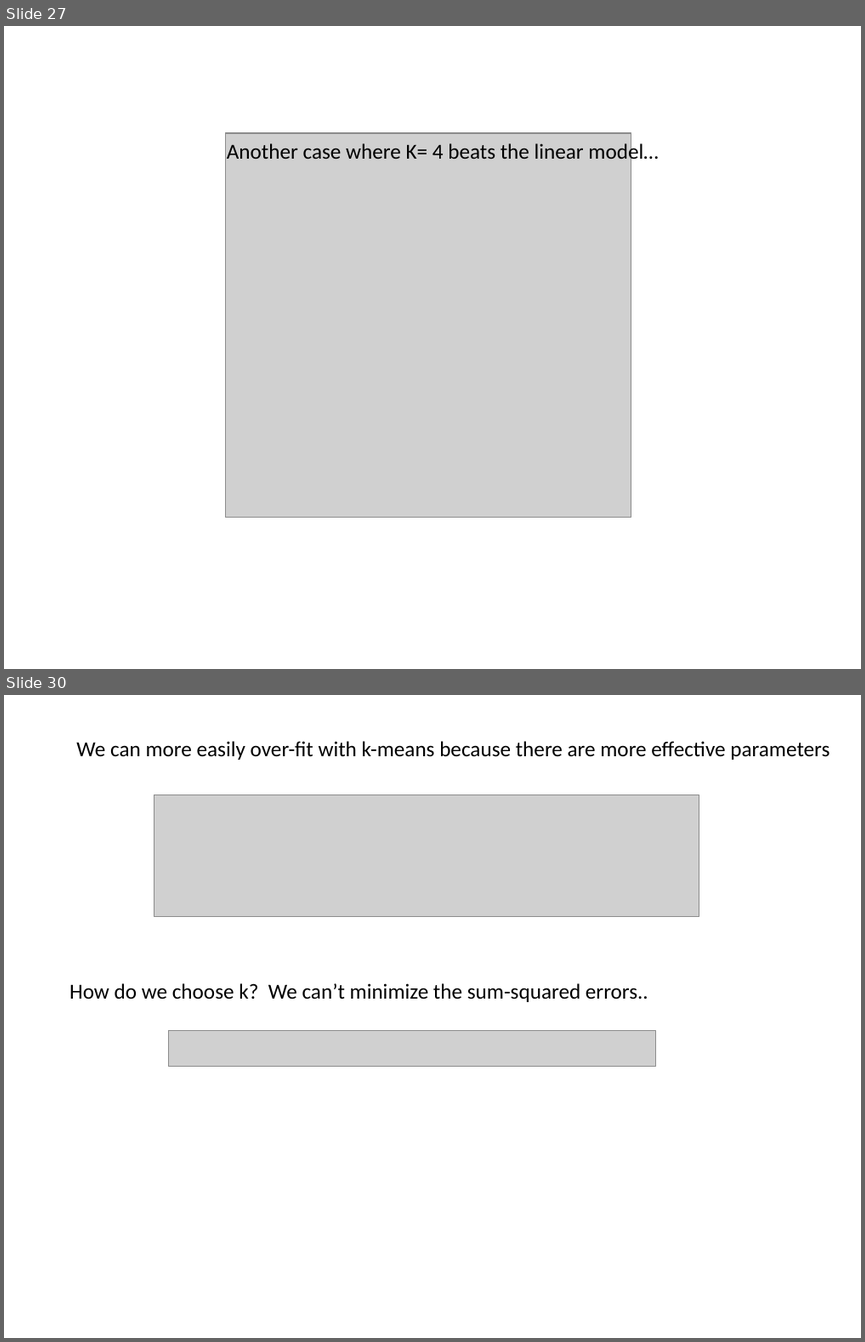
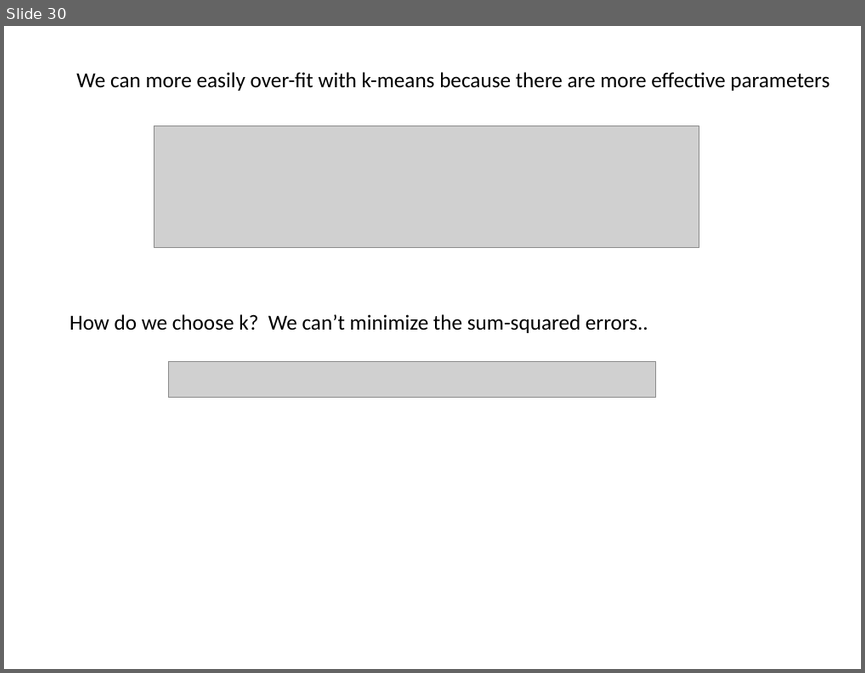
Before and after one commit to afodor/afodor.github.io, a slide deck: classes/stats2015/Lecture20.pptx. Shown one above the other, each under a label of ours: slides 27 and 30 before the commit, slide 30 after it; the slides between them are not shown. The pictures are 865x1342 and 865x673 pixels, drawn with LibreOffice and Linux fonts; fonts in the diff are those of the drawing; grey boxes stand for pictures. Boxes give left, top, right and bottom in pixels: in the first picture for what was removed or moved away, otherwise in the second. Text is boxed around its words. In the diff, an @@ line names an element or a change of style, - is before the commit and + after.

```diff
--- a/classes/stats2015/Lecture20.pptx
+++ b/classes/stats2015/Lecture20.pptx
@@ slide 27 removed at (x1=4, y1=26, x2=861, y2=669), background #FFFFFF @@
@@ picture removed at (x1=225, y1=133, x2=630, y2=517) @@
@@ text removed at (x1=227, y1=141, x2=658, y2=164) @@
-Another case where K= 4 beats the linear model…
```
Also in this commit, not shown: 1 slide changed, 2 slides added, 1 other slide removed.
